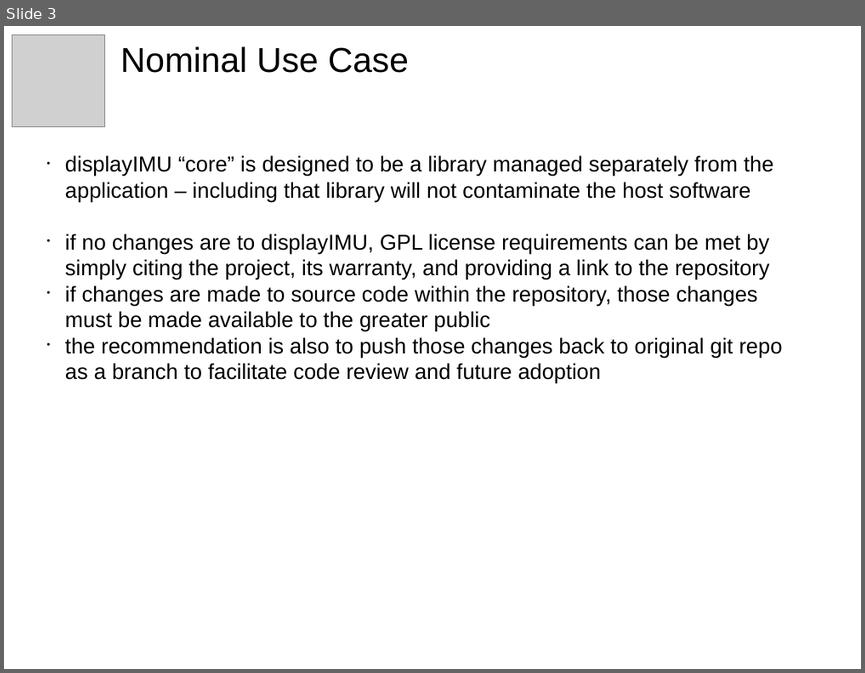
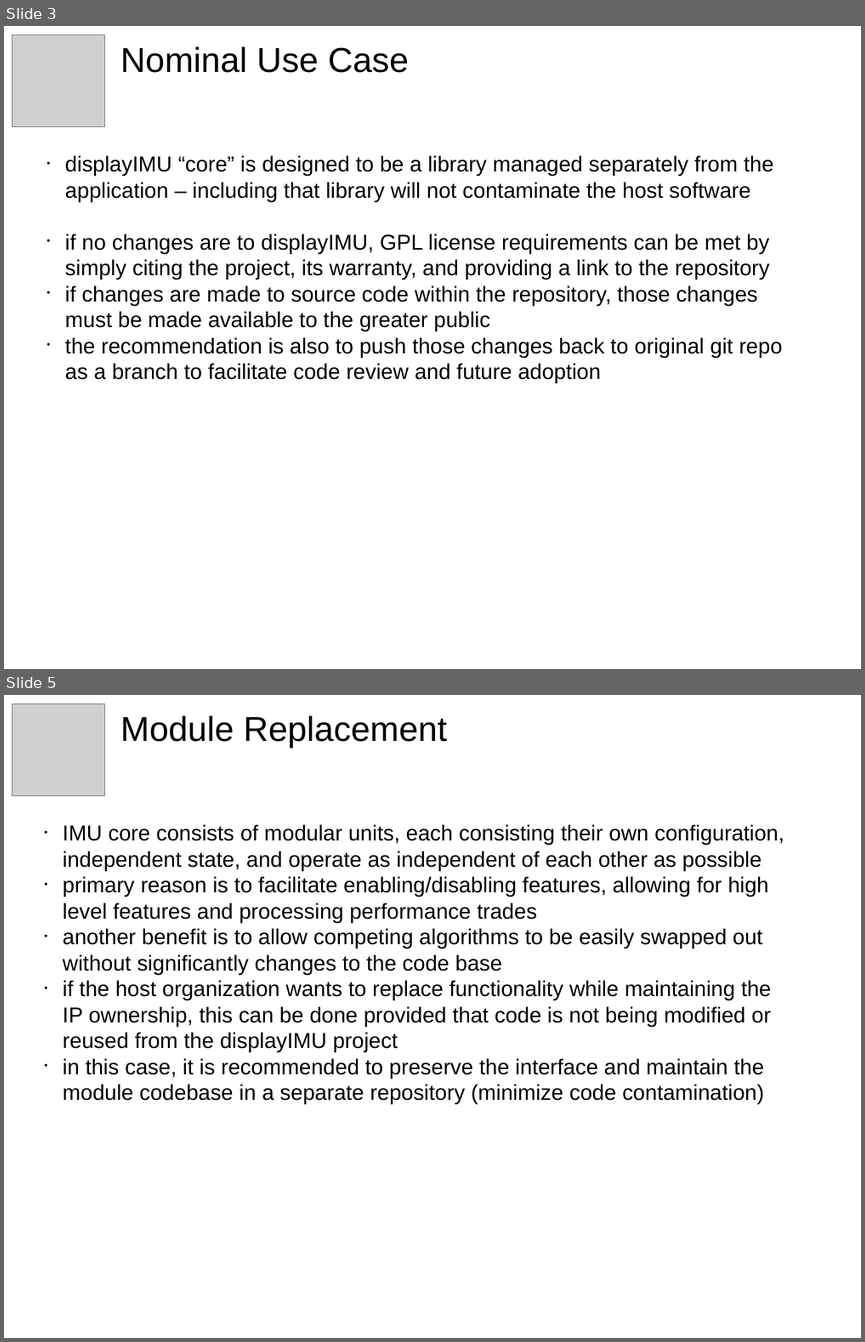
Before and after one commit to ssymeonidis/displayIMU, a slide deck: doc/IP_FAQ.odp. Shown one above the other, each under a label of ours: slide 3 before the commit, slides 3 and 5 after it; the slides between them are not shown. The pictures are 865x673 and 865x1342 pixels, drawn with LibreOffice and Linux fonts; fonts in the diff are those of the drawing; grey boxes stand for pictures. Boxes give left, top, right and bottom in pixels: in the first picture for what was removed or moved away, otherwise in the second. Text is boxed around its words. In the diff, an @@ line names an element or a change of style, - is before the commit and + after.

```diff
--- a/doc/IP_FAQ.odp
+++ b/doc/IP_FAQ.odp
@@ slide 5 added at <box>4,695,861,1338</box>, background #FFFFFF @@
@@ picture added at <box>12,704,105,796</box> @@
@@ title added at <box>120,715,447,747</box>, 32 pt, text #000000 @@
+Module Replacement
@@ subtitle added at <box>63,824,784,1105</box>, 20 pt, text #000000 @@
+• IMU core consists of modular units, each consisting their own configuration, independent state, and operate as independent of each other as possible
+• primary reason is to facilitate enabling/disabling features, allowing for high level features and processing performance trades
+• another benefit is to allow competing algorithms to be easily swapped out without significantly changes to the code base
+• if the host organization wants to replace functionality while maintaining the IP ownership, this can be done provided that code is not being modified or reused from the displayIMU project
+• in this case, it is recommended to preserve the interface and maintain the module codebase in a separate repository (minimize code contamination)
```
Also in this commit, not shown: 2 slides changed, 1 other file.
